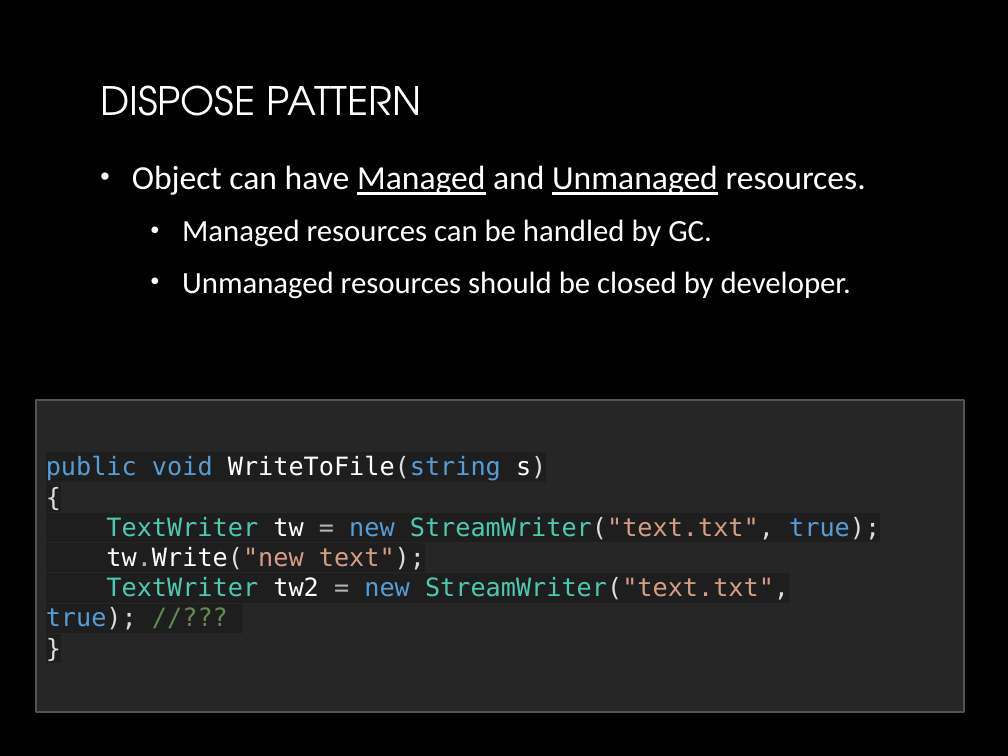
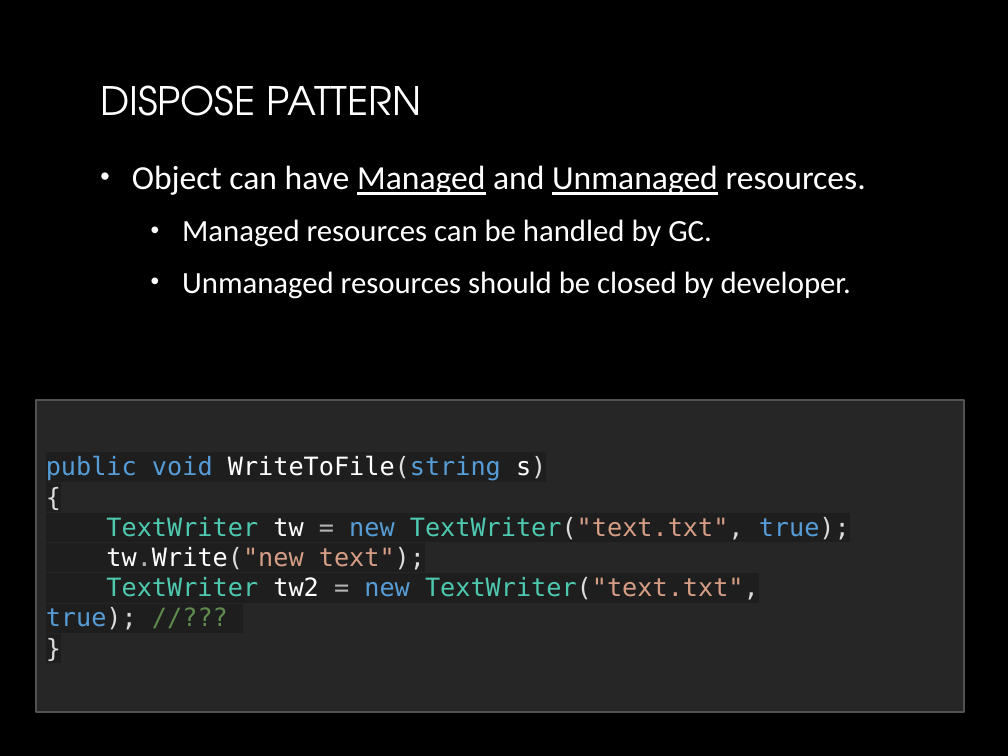
Before and after one commit to yuriyshapovalov/slides, a slide deck: slide 36 of ppt/Garbage collection in dotnet.pptx. Drawn at 1008x756 pixels with LibreOffice and Linux fonts; fonts in the diff are those of the drawing; background and template pictures are left out. Boxes give left, top, right and bottom in pixels: in the first picture for what was removed or moved away, otherwise in the second. Text is boxed around its words. In the diff, an @@ line names an element or a change of style, - is before the commit and + after.

```diff
--- a/ppt/Garbage collection in dotnet.pptx
+++ b/ppt/Garbage collection in dotnet.pptx
@@ text in rectangle at box(106, 517, 850, 540): text changed @@
-TextWriter tw = new StreamWriter("text.txt", true);
+TextWriter tw = new TextWriter("text.txt", true);
@@ text in rectangle at box(46, 577, 759, 630): text changed @@
-TextWriter tw2 = new StreamWriter("text.txt", true); //???
+TextWriter tw2 = new TextWriter("text.txt", true); //???
```
Also in this commit, not shown: 1 other slide changed.
